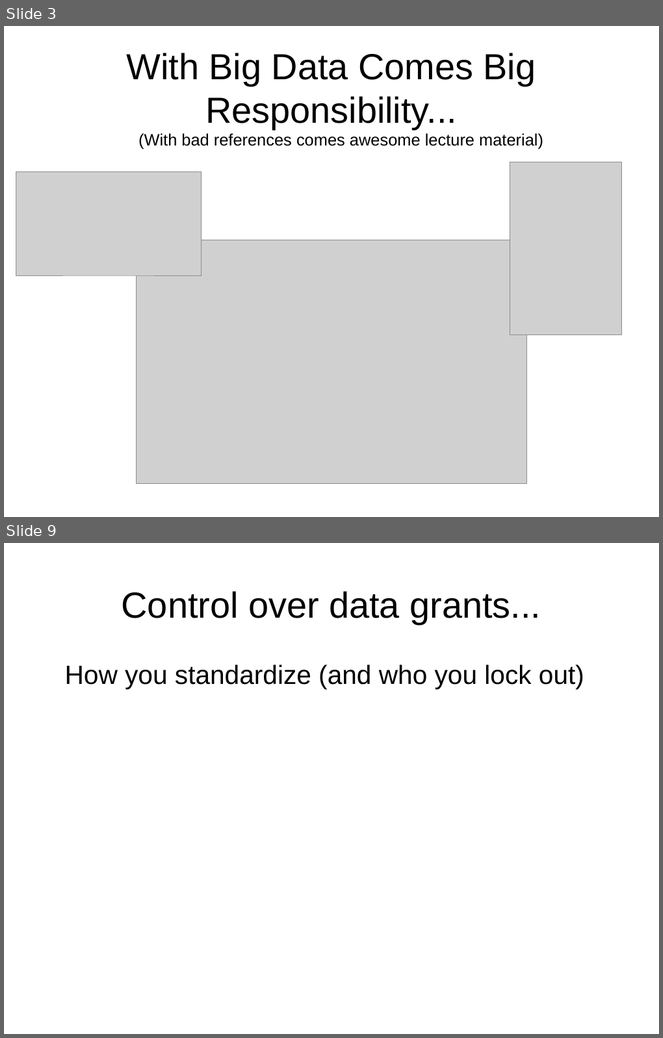
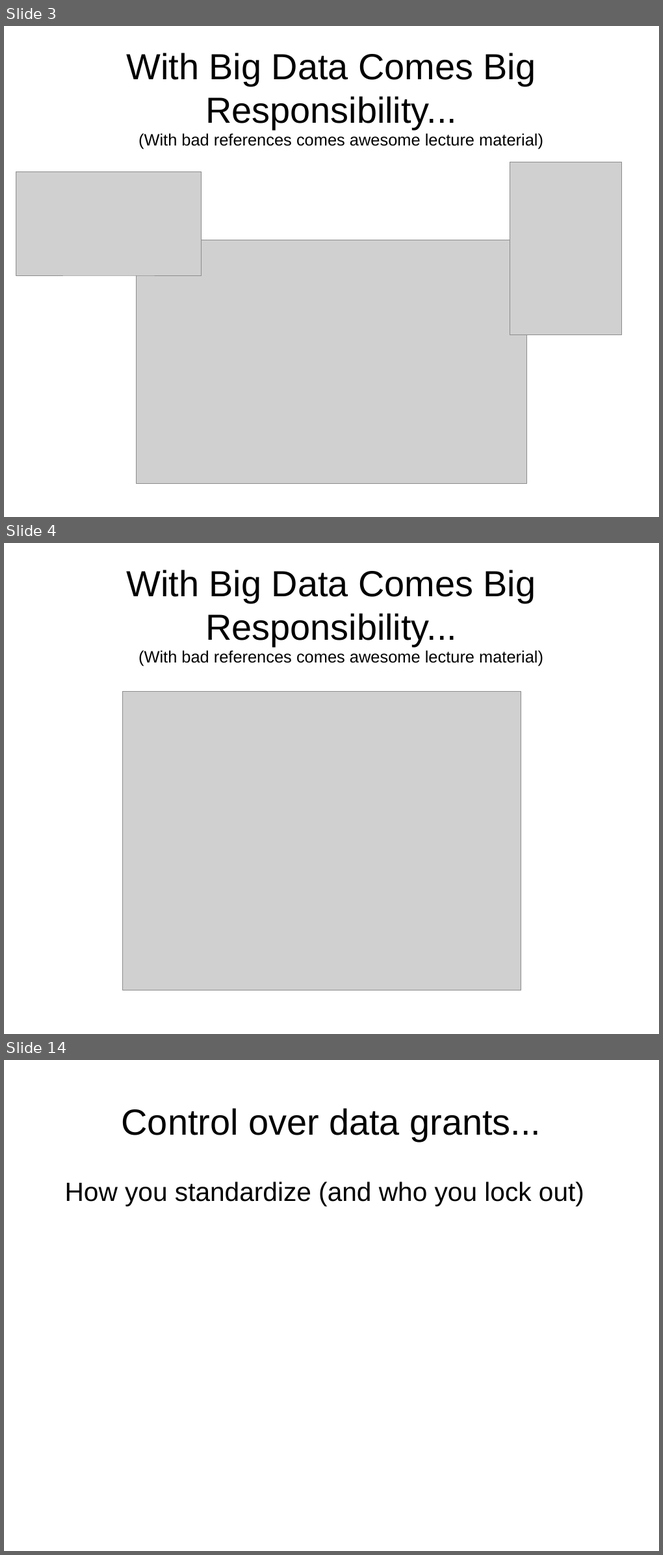
Before and after one commit to DanRunfola/COLL_100, a slide deck: lectures/ApplicationKnowledge.odp. Shown one above the other, each under a label of ours: slides 3 and 9 before the commit, slides 3, 4 and 14 after it; the slides between them are not shown. The pictures are 663x1038 and 663x1555 pixels, drawn with LibreOffice and Linux fonts; fonts in the diff are those of the drawing; grey boxes stand for pictures. Boxes give left, top, right and bottom in pixels: in the first picture for what was removed or moved away, otherwise in the second. Text is boxed around its words. In the diff, an @@ line names an element or a change of style, - is before the commit and + after.

```diff
--- a/lectures/ApplicationKnowledge.odp
+++ b/lectures/ApplicationKnowledge.odp
@@ slide 4 added at [4, 543, 659, 1034], background #FFFFFF @@
@@ title added at [126, 570, 536, 646], 44 pt, text #000000 @@
+With Big Data Comes Big Responsibility...
@@ text added at [139, 650, 544, 666], 20 pt, text #000000 @@
+(With bad references comes awesome lecture material)
@@ picture added at [123, 692, 521, 990] @@
@@ what was slide 9 is now slide 14 @@
```
Also in this commit, not shown: 5 slides changed, 4 other slides added, 1 other file.
